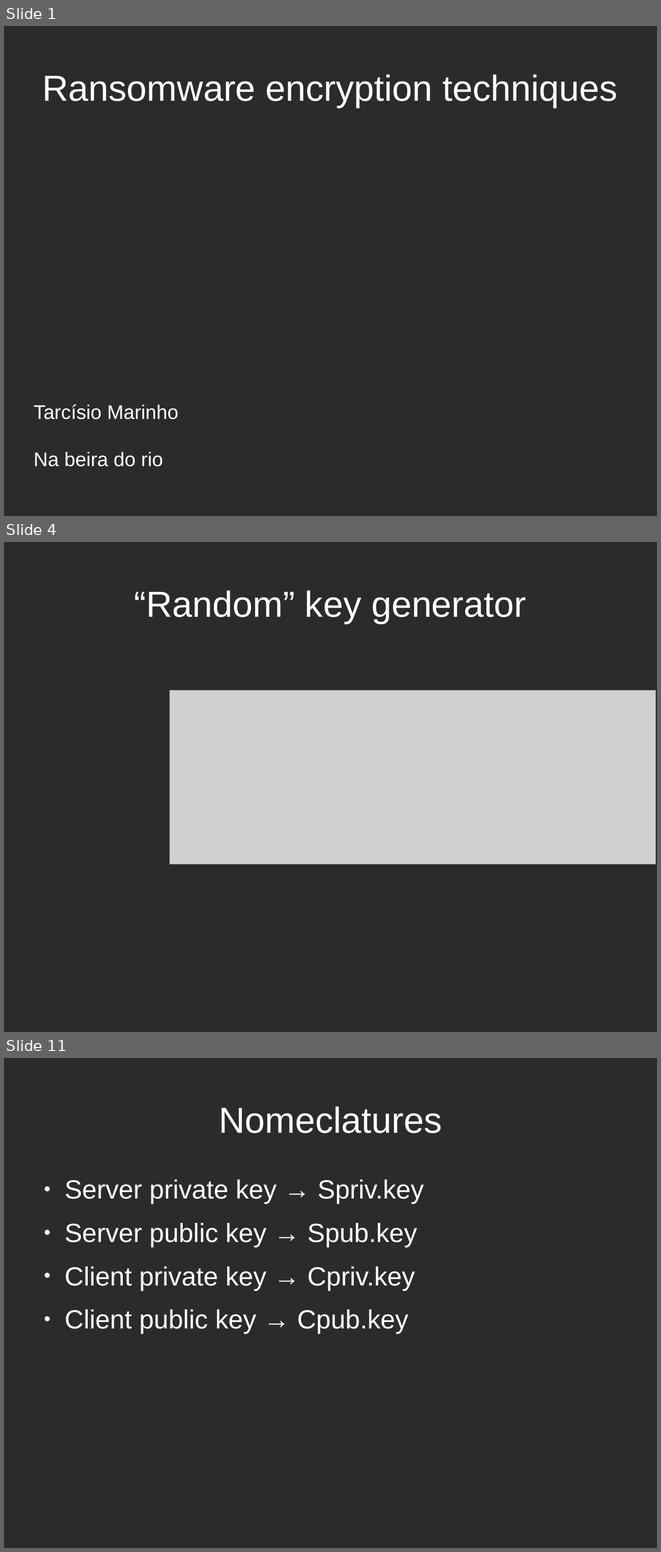
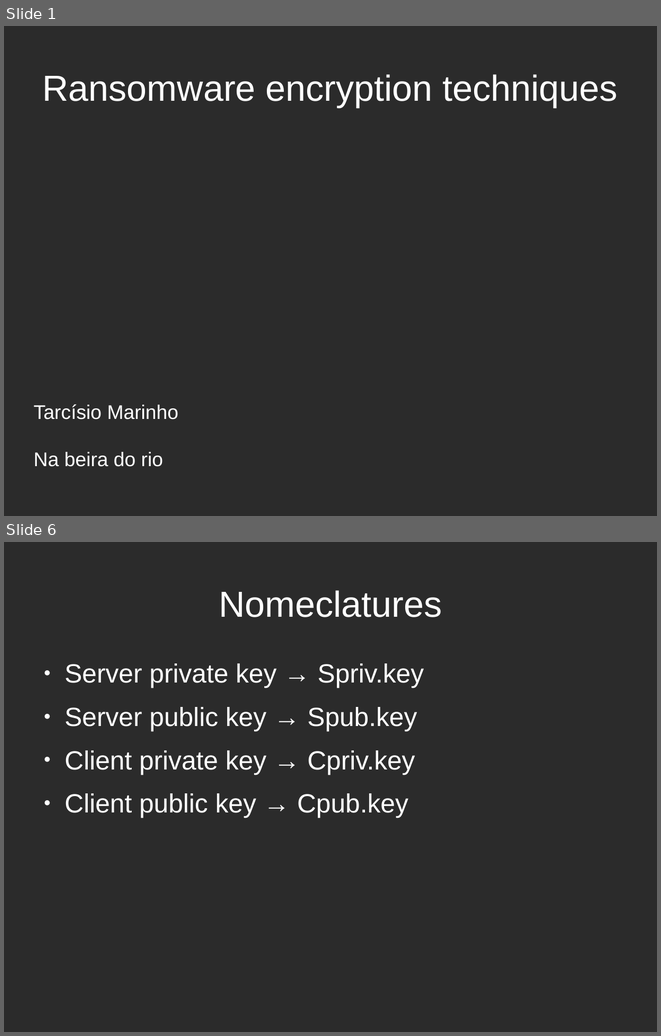
Before and after one commit to tarcisio-marinho/GonnaCry, a slide deck: Python/talk/na_beira_do_rio.odp. Shown one above the other, each under a label of ours: slides 1, 4 and 11 before the commit, slides 1 and 6 after it; the slides between them are not shown. The pictures are 661x1552 and 661x1036 pixels, drawn with LibreOffice and Linux fonts; fonts in the diff are those of the drawing; grey boxes stand for pictures; background and template pictures are left out; a plain dark background stands for a picture behind light text. Boxes give left, top, right and bottom in pixels: in the first picture for what was removed or moved away, otherwise in the second. Text is boxed around its words. In the diff, an @@ line names an element or a change of style, - is before the commit and + after.

```diff
--- a/Python/talk/na_beira_do_rio.odp
+++ b/Python/talk/na_beira_do_rio.odp
@@ slide 4 removed at (4,542,657,1032), background picture (left out) @@
@@ title removed at (134,590,526,623) @@
-“Random” key generator
@@ picture removed at (170,690,656,864) @@
@@ what was slide 11 is now slide 6 @@
```
Also in this commit, not shown: 2 slides changed, 2 slides added, 10 other slides removed, 4 other files.
